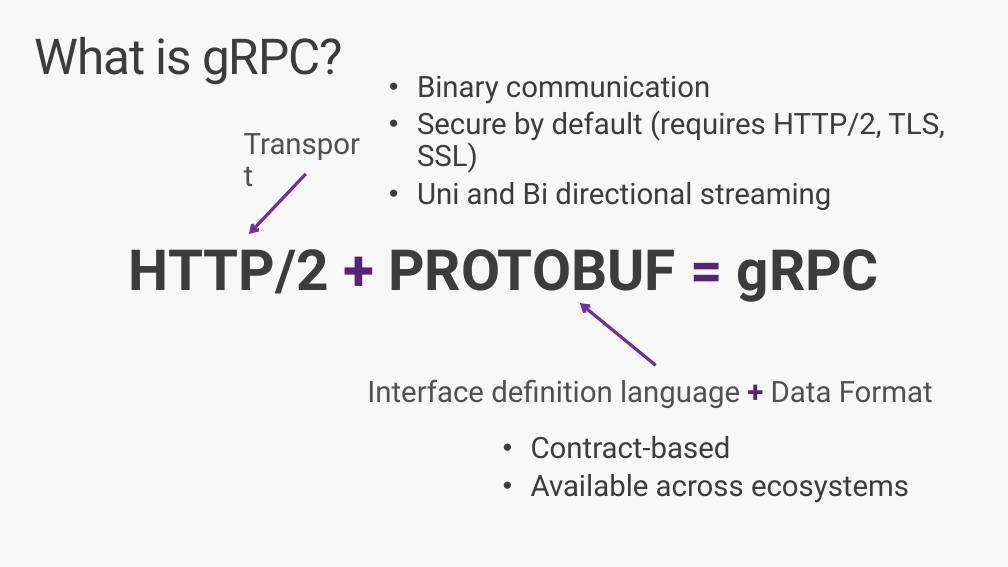
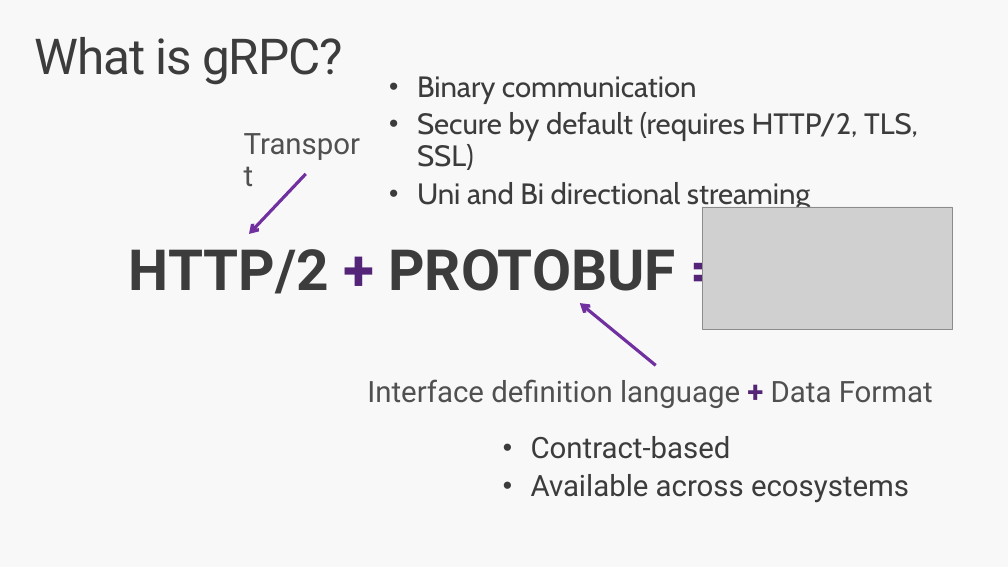
Before and after one commit to jlamch/.net-core, a slide deck: slide 25 of 3.api-flavours.pptx (slide 24 before the commit). Drawn at 1008x567 pixels with LibreOffice and Linux fonts; fonts in the diff are those of the drawing; grey boxes stand for pictures. Boxes give left, top, right and bottom in pixels: in the first picture for what was removed or moved away, otherwise in the second. Text is boxed around its words. In the diff, an @@ line names an element or a change of style, - is before the commit and + after.

```diff
--- a/3.api-flavours.pptx
+++ b/3.api-flavours.pptx
@@ text "Binary communication" at bbox=[417, 76, 918, 211]: font Roboto to Cabin @@
@@ picture added at bbox=[702, 207, 953, 330] @@
```
Also in this commit, not shown: 27 other slides changed, 1 slide added, 2 other files.
